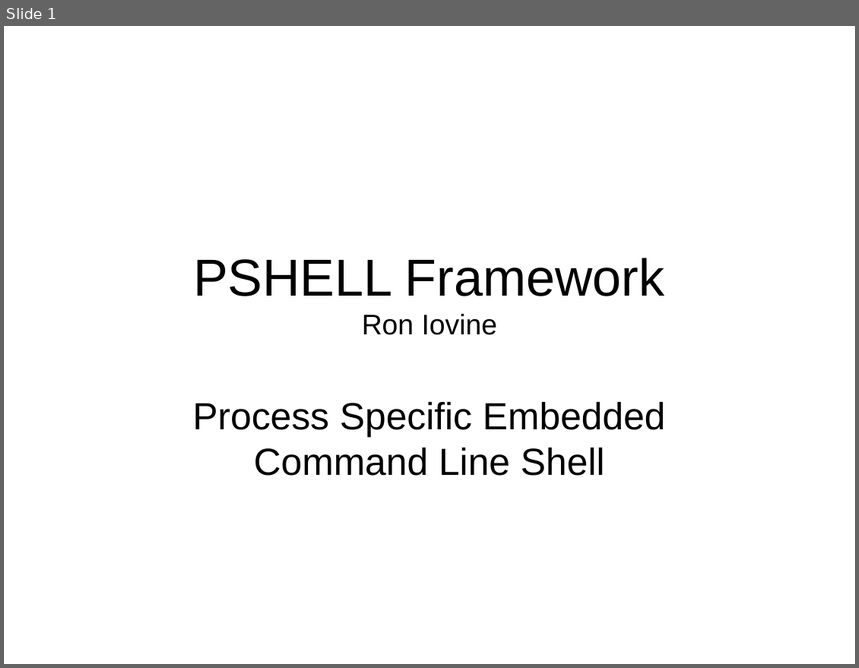
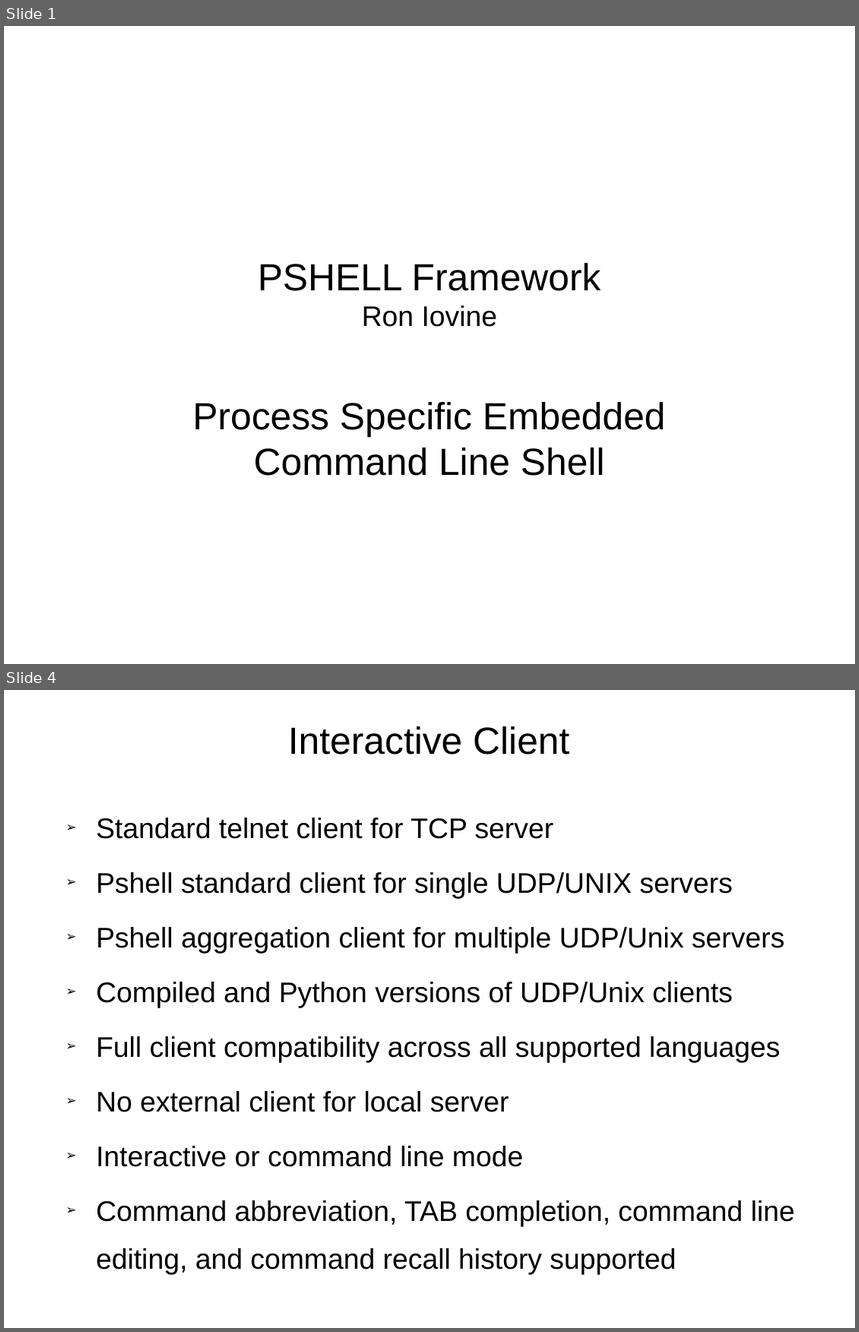
Before and after one commit to RonIovine/pshell, a slide deck: PSHELL-Framework.ppt. Shown one above the other, each under a label of ours: slide 1 before the commit, slides 1 and 4 after it; the slides between them are not shown. The pictures are 859x668 and 859x1332 pixels, drawn with LibreOffice and Linux fonts; fonts in the diff are those of the drawing. Boxes give left, top, right and bottom in pixels: in the first picture for what was removed or moved away, otherwise in the second. Text is boxed around its words. In the diff, an @@ line names an element or a change of style, - is before the commit and + after.

Commit message:
Update PPT and make command line mode help consistent for python client

```diff
--- a/PSHELL-Framework.ppt
+++ b/PSHELL-Framework.ppt
@@ slide 4 added at <box>4,690,855,1328</box>, background #FFFFFF @@
@@ title added at <box>288,726,569,755</box>, 32 pt, text #000000 @@
+Interactive Client
@@ text added at <box>96,818,795,1275</box>, 24 pt, text #000000 @@
+➢ Standard telnet client for TCP server
+➢ Pshell standard client for single UDP/UNIX servers
+➢ Pshell aggregation client for multiple UDP/Unix servers
+➢ Compiled and Python versions of UDP/Unix clients
+➢ Full client compatibility across all supported languages
+➢ No external client for local server
+➢ Interactive or command line mode
+➢ Command abbreviation, TAB completion, command line editing, and command recall history supported
@@ slide 1 changed as well @@
@@ title "PSHELL Framework Ron Iovine" at <box>258,263,601,327</box>: size 44 to 32 pt in "PSHELL Framework" @@
```
Also in this commit, not shown: 2 other slides changed, 2 other slides added, 2 slides removed, 6 other files.
